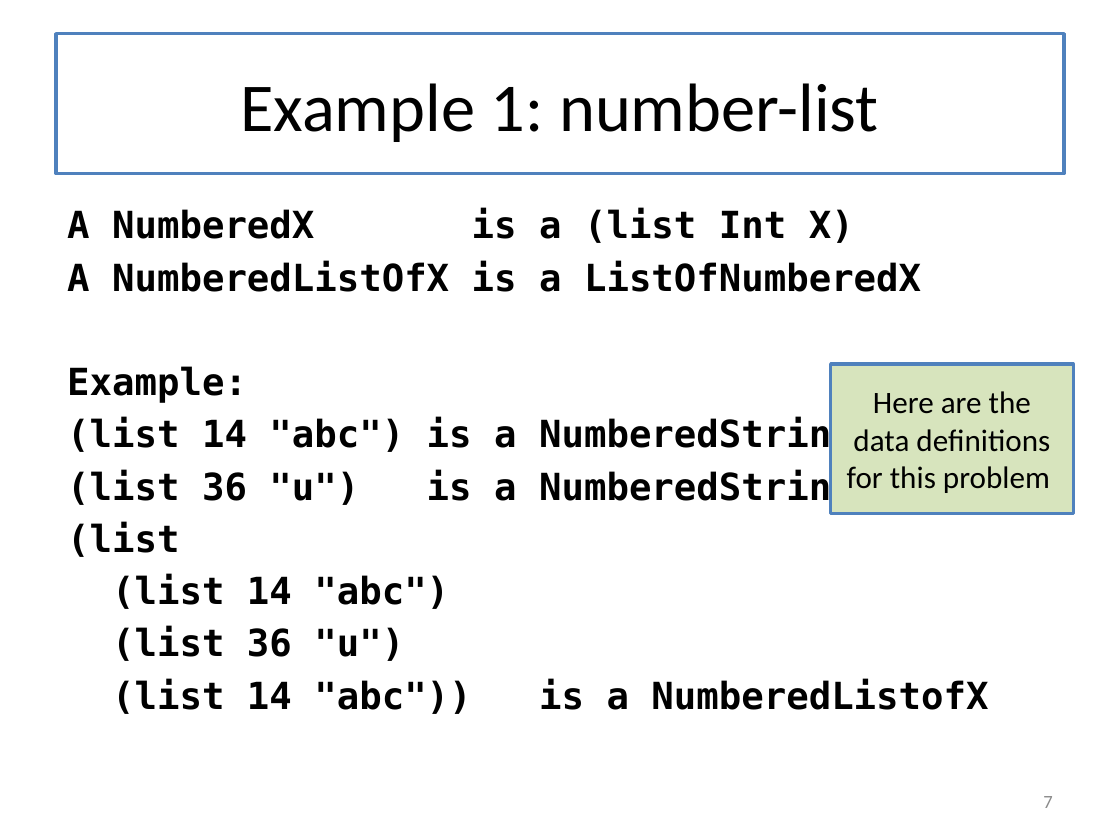
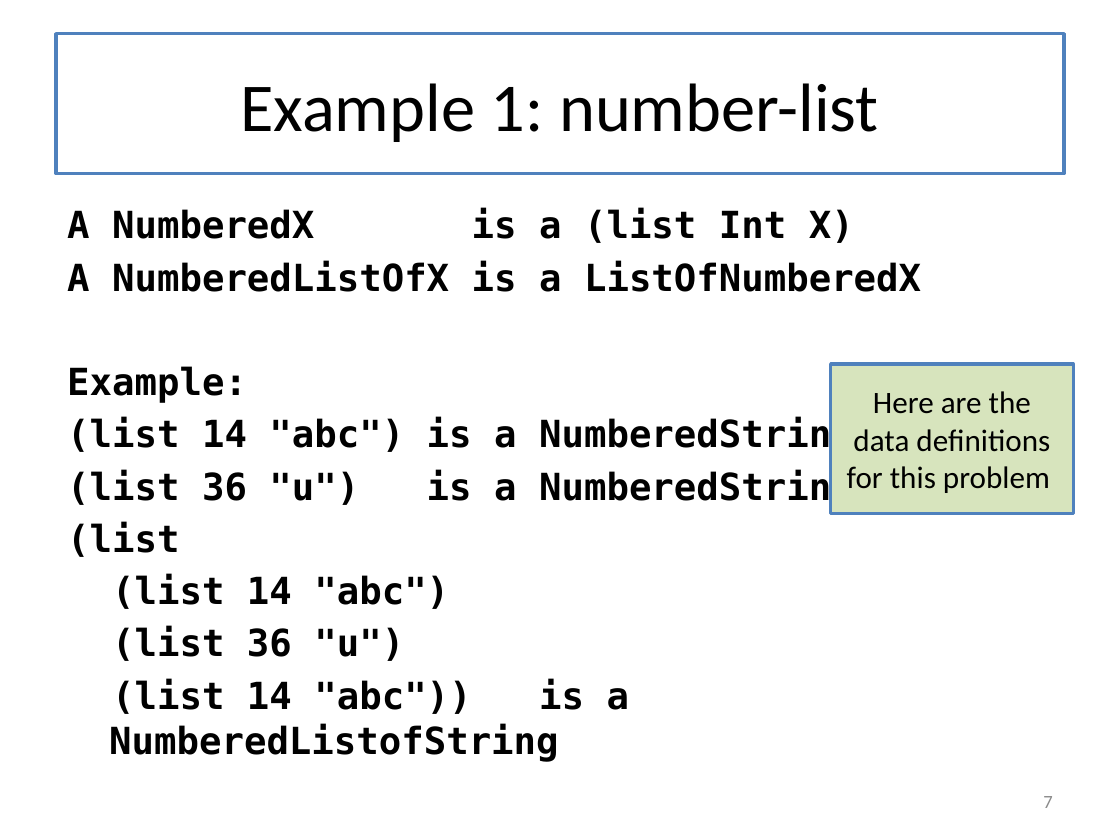
Before and after one commit to mwand/cs5010f16, a slide deck: slide 7 of Slides/Lesson 7.1 Solving Your Problem by Generalization.pptx. Drawn at 1120x840 pixels with LibreOffice and Linux fonts; fonts in the diff are those of the drawing. Boxes give left, top, right and bottom in pixels: in the first picture for what was removed or moved away, otherwise in the second. Text is boxed around its words. In the diff, an @@ line names an element or a change of style, - is before the commit and + after.

```diff
--- a/Slides/Lesson 7.1 Solving Your Problem by Generalization.pptx
+++ b/Slides/Lesson 7.1 Solving Your Problem by Generalization.pptx
@@ text at box(109, 679, 629, 761): text changed @@
-(list 14 "abc")) is a NumberedListofX
+(list 14 "abc")) is a NumberedListofString
```
Also in this commit, not shown: 2 other slides changed, 3 other files.
